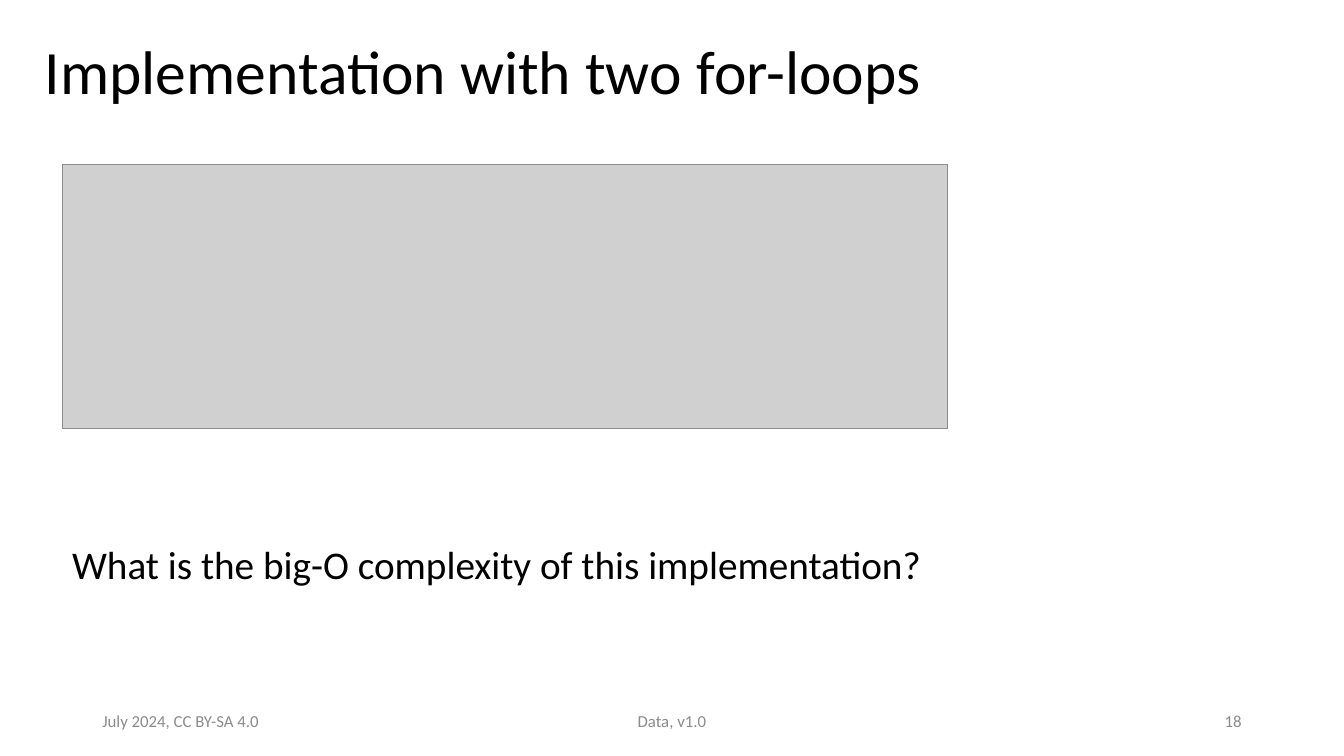
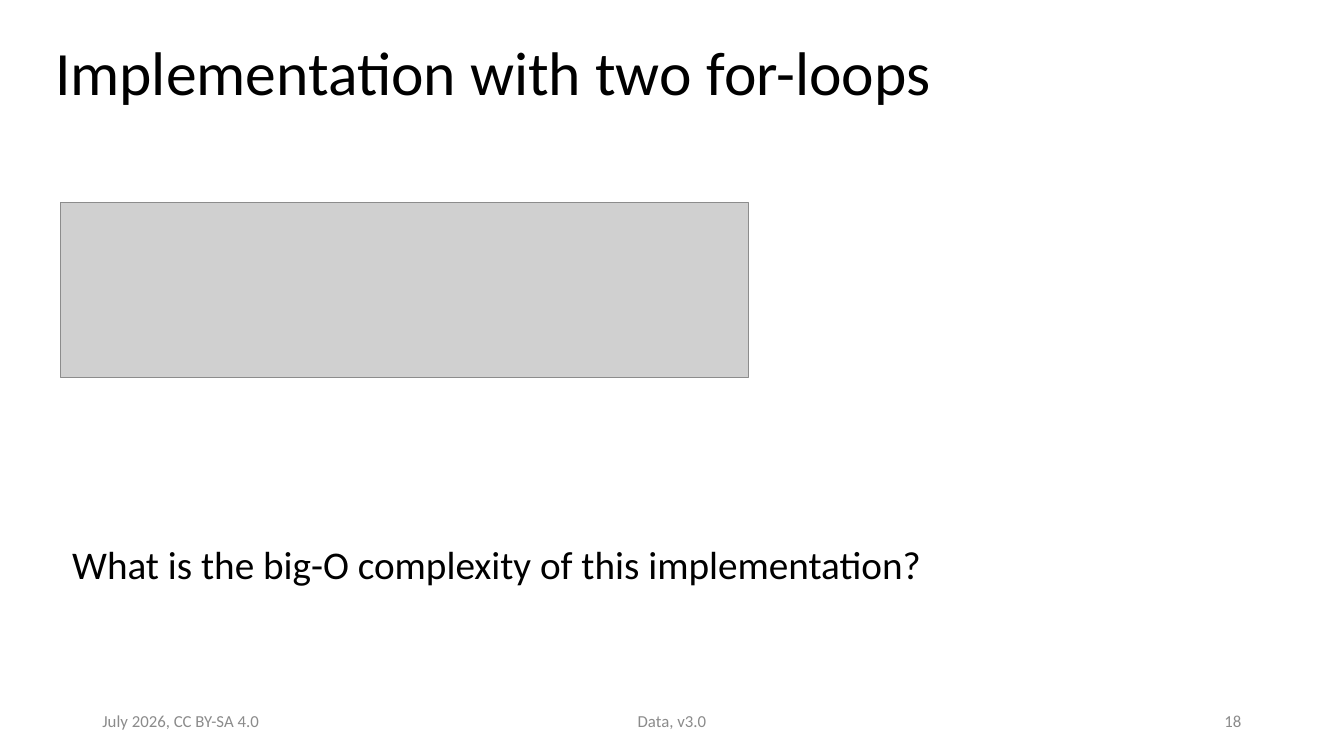
Before and after one commit to ASPP/data_class, a slide deck: slide 18 of data.pptx. Drawn at 1344x756 pixels with LibreOffice and Linux fonts; fonts in the diff are those of the drawing; grey boxes stand for pictures. Boxes give left, top, right and bottom in pixels: in the first picture for what was removed or moved away, otherwise in the second. Text is boxed around its words. In the diff, an @@ line names an element or a change of style, - is before the commit and + after.

Commit message:
One pass through the data slides

```diff
--- a/data.pptx
+++ b/data.pptx
@@ title "Implementation with two for-loops": place and size @@
-title "Implementation with two for-loops" at box(45, 51, 921, 104)
+title "Implementation with two for-loops" at box(55, 52, 931, 105)
@@ picture: place and size @@
-picture at box(63, 165, 948, 429)
+picture at box(60, 203, 748, 378)
@@ text at box(102, 715, 259, 730): text changed; text colour #8B8B8B to #8C8C8C @@
-July 2024, CC BY-SA 4.0
+July 2026, CC BY-SA 4.0
@@ text at box(638, 716, 706, 729): text changed; text colour #8B8B8B to #8C8C8C @@
-Data, v1.0
+Data, v3.0
```
Also in this commit, not shown: 30 other slides changed, 1 slide added, 2 slides removed.
